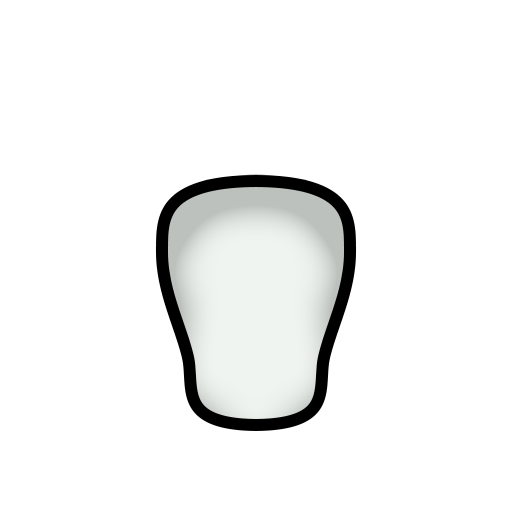
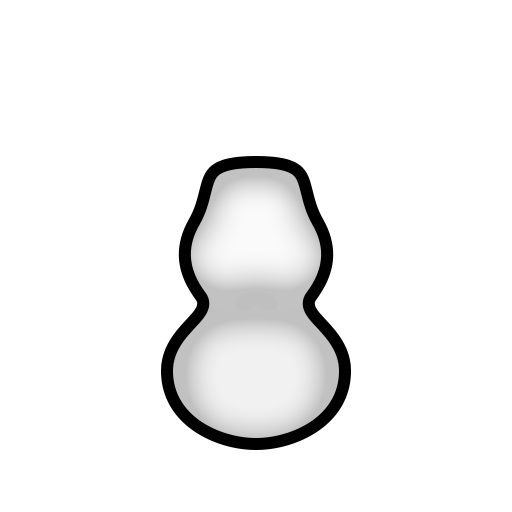
Layered file, before and after one edit (512x512). Changes by layer:
added group "Templates" with 191 layers above "RoughfaceDetail" over [155, 156, 357, 450]
moved "Body Base T" into group "Templates" over [155, 156, 357, 450]
hid group "D" (1st of 27, in "Templates" › "Body Base T" › "Male" › "naked_male_front") (4 layers) over [155, 156, 357, 450]
showed group "Hulk" (20 layers) over [155, 156, 357, 450]
showed group "Female" (22 layers) over [155, 156, 357, 450]
"Bright B": opacity 65% → 86%, painted on it over [155, 221, 357, 450]
